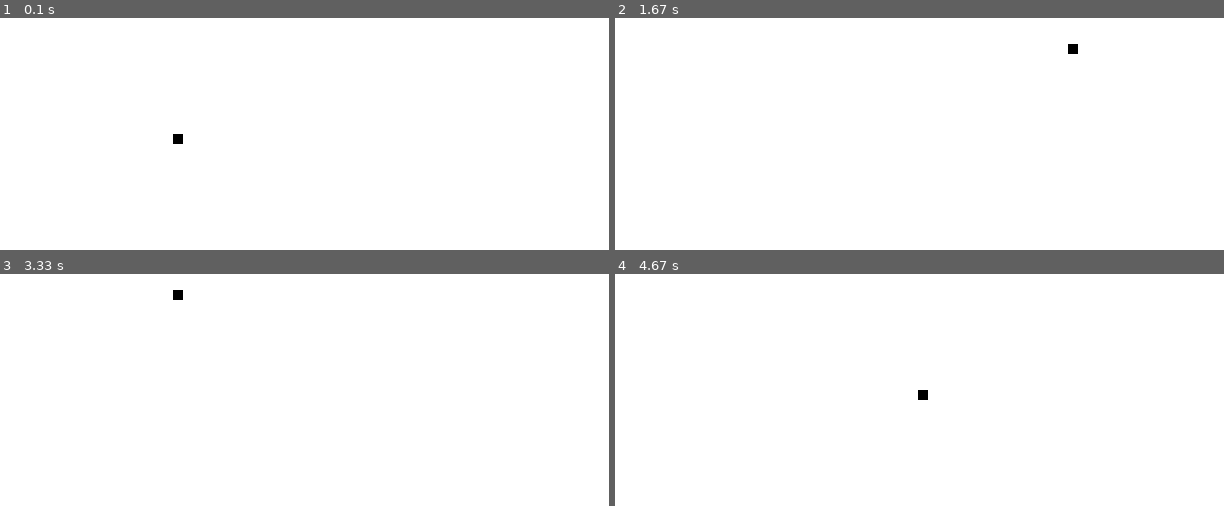
Above: before the commit, frames 1-4 (two rows, left to right).
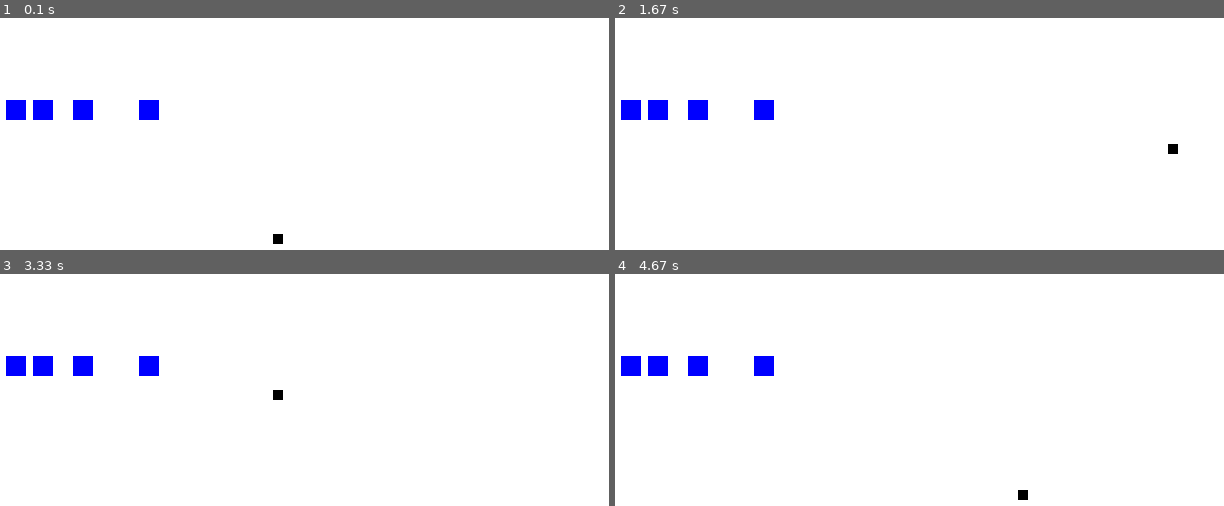
Above: after the commit, the same moments.

Repository: moloflin/thegame
Game: pygame game, started from game1.py
Same seed, same stepped clock (60 frames per second), same inputs: the game is played once before the commit and once after it.
Inputs:
- Up to frame 1 (0.1 s): no input
- Up to frame 2 (1.67 s): hold Right 0.33-0.8 s; hold Up 0.83-1.13 s; hold Right 1.17-1.63 s
- Up to frame 3 (3.33 s): hold Left 1.67-2.2 s; hold Down 2.23-2.53 s; hold Left 2.57-2.97 s; hold Up from 3 s (still down)
- Up to frame 4 (4.67 s): release Up at 3.37 s; hold Right 3.4-4.03 s; hold Down 4.07-4.43 s; hold Left from 4.47 s (still down)

The runs differ from the first frame. In frame 1, 1.3% of the frame differs, in the area x 0-47%, y 35-98%; in frame 2, 1.3%; in frame 3, 1.3%; in frame 4, 1.3%.

Commit message:
Added boundaries & random squares!

Diff:
--- a/game1.py
+++ b/game1.py
@@ -1,4 +1,5 @@
 import pygame
+import time
 #Start
 x = pygame.init()
 #Printing init returned tuple...not sure why just kinda interesting!
@@ -10,47 +11,90 @@
 green = (0,255,0)
 blue = (0,0,255)
 #Set up display
-gameDis = pygame.display.set_mode((800, 800))
+display_height = 800
+display_width = 800
+gameDis = pygame.display.set_mode((display_width, display_height))
 pygame.display.set_caption('Moving Square!')
+blockSize = 10
 #Inititalize screen (first update)
 pygame.display.flip()
-#Variables to move square up/down
-gameEnd = False
-head_x = 300
-head_y = 300
-headx_change = 0
-heady_change = 0
-#Initialize clock for FPS
-theClock = pygame.time.Clock()
+
+#User Messages----------------------------------------------------------
+font = pygame.font.SysFont(None, 25)
+def pushToScreen(msg, color):
+	screenText = font.render(msg, True, color)
+	#Placing text to screen at middle point
+	gameDis.blit(screenText, [display_width/2, display_height/2])
 
 #Game loop--------------------------------------------------------------
-while not gameEnd:
-	for event in pygame.event.get():
-		if event.type == pygame.QUIT:
-			gameEnd = True
-		if event.type == pygame.KEYDOWN:
-			if event.key == pygame.K_LEFT:
-				headx_change = -10
-			elif event.key == pygame.K_RIGHT:
-				headx_change = 10
-			elif event.key == pygame.K_UP:
-				heady_change = -10
-			elif event.key == pygame.K_DOWN:
-				heady_change = 10
-		if event.type == pygame.KEYUP:
-			if event.key == pygame.K_LEFT or event.key == pygame.K_RIGHT:
-				headx_change = 0
-			elif event.key == pygame.K_UP or event.key == pygame.K_DOWN:
-				heady_change = 0
-#Apply changes to square
-	head_x += headx_change
-	head_y += heady_change
-	gameDis.fill(white)
-#Drawing Square
-	pygame.draw.rect(gameDis, black, [head_x, head_y, 10, 10])
-	pygame.display.update()
-	#FPS-------------
-	theClock.tick(30)
-#Quit pygame and python
-pygame.quit()
-quit()
+def gameLoop():
+	#Variables to move square up/down
+	gameEnd = False
+	gameOver = False
+	head_x = display_width / 2
+	head_y = display_height / 2
+	headx_change = 0
+	heady_change = 0
+	#Initialize clock for FPS
+	theClock = pygame.time.Clock()
+	FPS = 30
+	while not gameEnd:
+		while gameOver == True:
+			gameDis.fill(white)
+			pushToScreen("Game over, press C to play again or Q to quit", red)
+			pygame.display.update()
+			for event in pygame.event.get():
+				if event.type == pygame.KEYDOWN:
+					if event.key == pygame.K_q:
+						gameEnd = True
+						gameOver = False
+					if event.key == pygame.K_c:
+						gameLoop()
+		for event in pygame.event.get():
+			if event.type == pygame.QUIT:
+				gameEnd = True
+			if event.type == pygame.KEYDOWN:
+				if event.key == pygame.K_LEFT:
+					headx_change = -blockSize
+					#heady_change = 0
+				elif event.key == pygame.K_RIGHT:
+					headx_change = blockSize
+					#heady_change = 0
+				elif event.key == pygame.K_UP:
+					heady_change = -blockSize
+					#headx_change = 0
+				elif event.key == pygame.K_DOWN:
+					heady_change = blockSize
+					#headx_change = 0
+			if event.type == pygame.KEYUP:
+				if event.key == pygame.K_LEFT or event.key == pygame.K_RIGHT:
+					headx_change = 0
+				elif event.key == pygame.K_UP or event.key == pygame.K_DOWN:
+					heady_change = 0
+		#Boundaries!-----------------------------------------------------------
+		if head_x > display_width:
+			head_x = 0
+		elif head_x < 0:
+			head_x = display_width
+		elif head_y > display_height:
+			head_y = 0
+		elif head_y < 0:
+			head_y = display_height
+
+		#Apply changes to square
+		head_x += headx_change
+		head_y += heady_change
+		gameDis.fill(white)
+		#Drawing Squares
+		pygame.draw.rect(gameDis, black, [head_x, head_y, blockSize, blockSize])
+		pygame.draw.rect(gameDis, blue, [display_width/3, display_height/3, blockSize*2, blockSize*2])
+		pygame.draw.rect(gameDis, blue, [display_width/4, display_height/3, blockSize*2, blockSize*2])
+		pygame.draw.rect(gameDis, blue, [display_width/5, display_height/3, blockSize*2, blockSize*2])
+		pygame.draw.rect(gameDis, blue, [display_width/6, display_height/3, blockSize*2, blockSize*2])
+		pygame.display.update()
+		#FPS-------------
+		theClock.tick(FPS)
+	#Quit pygame and python
+	pygame.quit()
+	quit()
+gameLoop()
